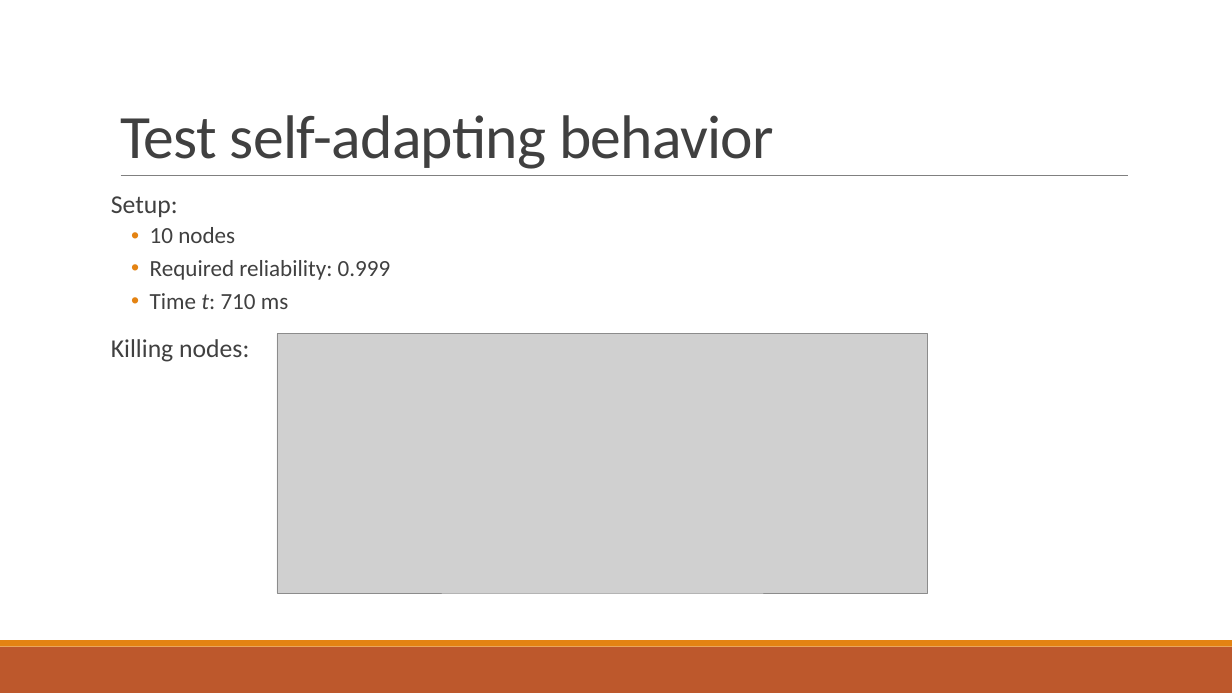
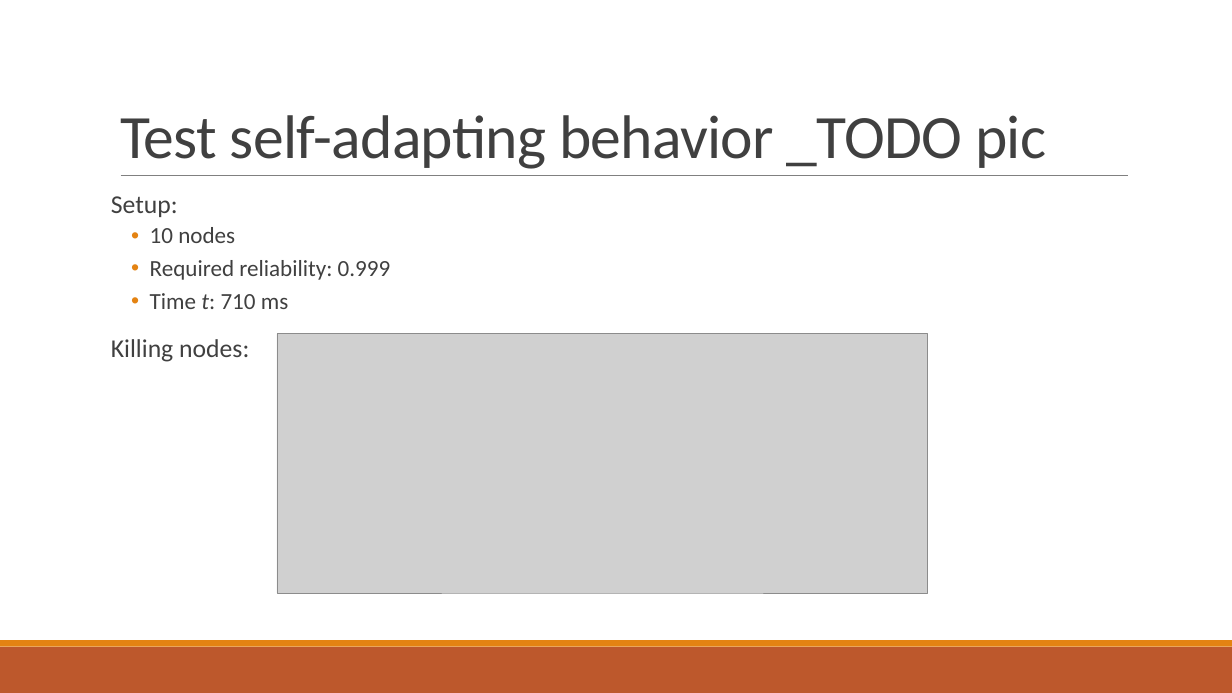
Before and after one commit to PStahl/master_thesis, a slide deck: slide 42 of presentation/presentation2.pptx. Drawn at 1232x693 pixels with LibreOffice and Linux fonts; fonts in the diff are those of the drawing; grey boxes stand for pictures. Boxes give left, top, right and bottom in pixels: in the first picture for what was removed or moved away, otherwise in the second. Text is boxed around its words. In the diff, an @@ line names an element or a change of style, - is before the commit and + after.

```diff
--- a/presentation/presentation2.pptx
+++ b/presentation/presentation2.pptx
@@ title at (x1=120, y1=115, x2=1046, y2=169): text changed @@
-Test self-adapting behavior
+Test self-adapting behavior _TODO pic
```
Also in this commit, not shown: 5 other slides changed.
